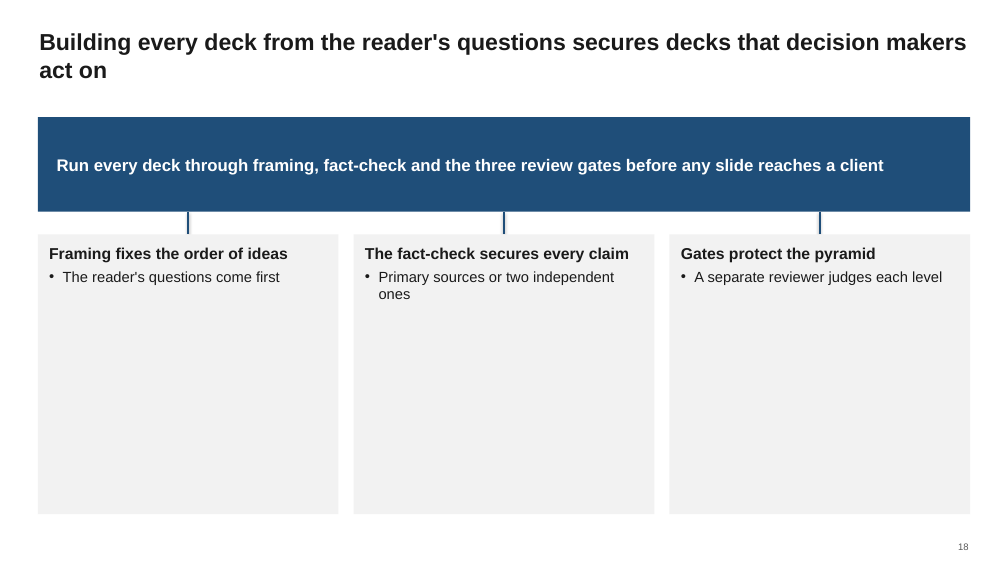
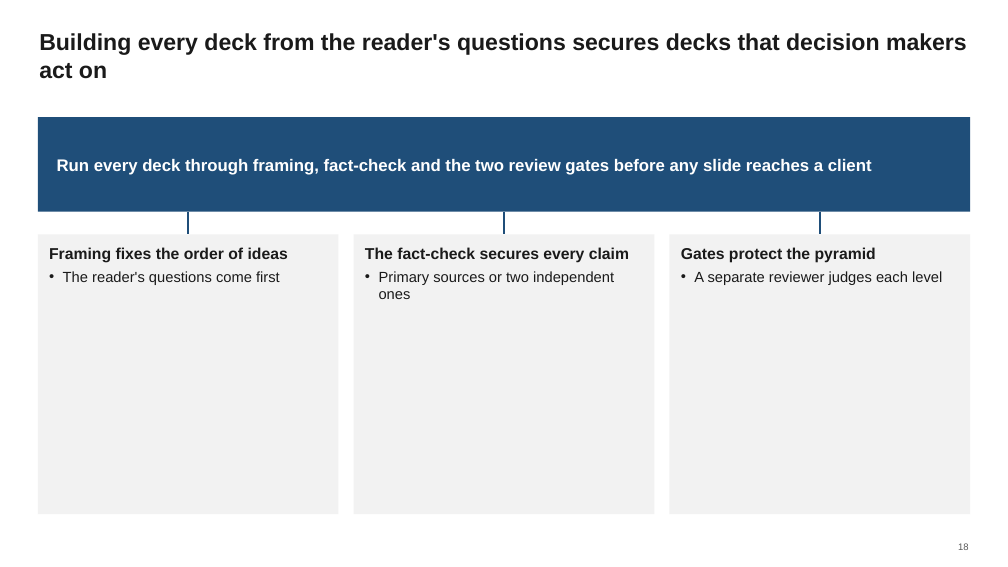
Before and after one commit to hadrien-cordier/sliding, a slide deck: slide 18 of examples/demo-layouts/deck.pptx. Drawn at 1008x567 pixels with LibreOffice and Linux fonts; fonts in the diff are those of the drawing. Boxes give left, top, right and bottom in pixels: in the first picture for what was removed or moved away, otherwise in the second. Text is boxed around its words. In the diff, an @@ line names an element or a change of style, - is before the commit and + after.

```diff
--- a/examples/demo-layouts/deck.pptx
+++ b/examples/demo-layouts/deck.pptx
@@ text in rectangle at (57, 159, 872, 175): text changed @@
-Run every deck through framing, fact-check and the three review gates before any slide reaches a client
+Run every deck through framing, fact-check and the two review gates before any slide reaches a client
```
Also in this commit, not shown: 1 other slide changed, 43 other files.
